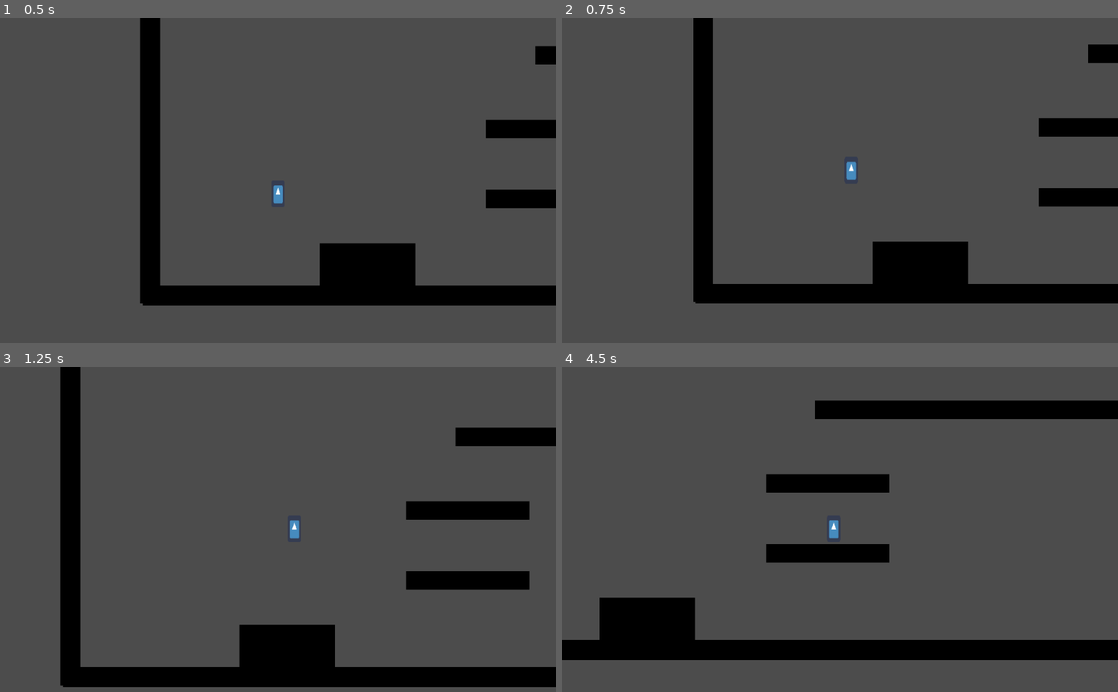
Above: before the commit, frames 1-4 (two rows, left to right).
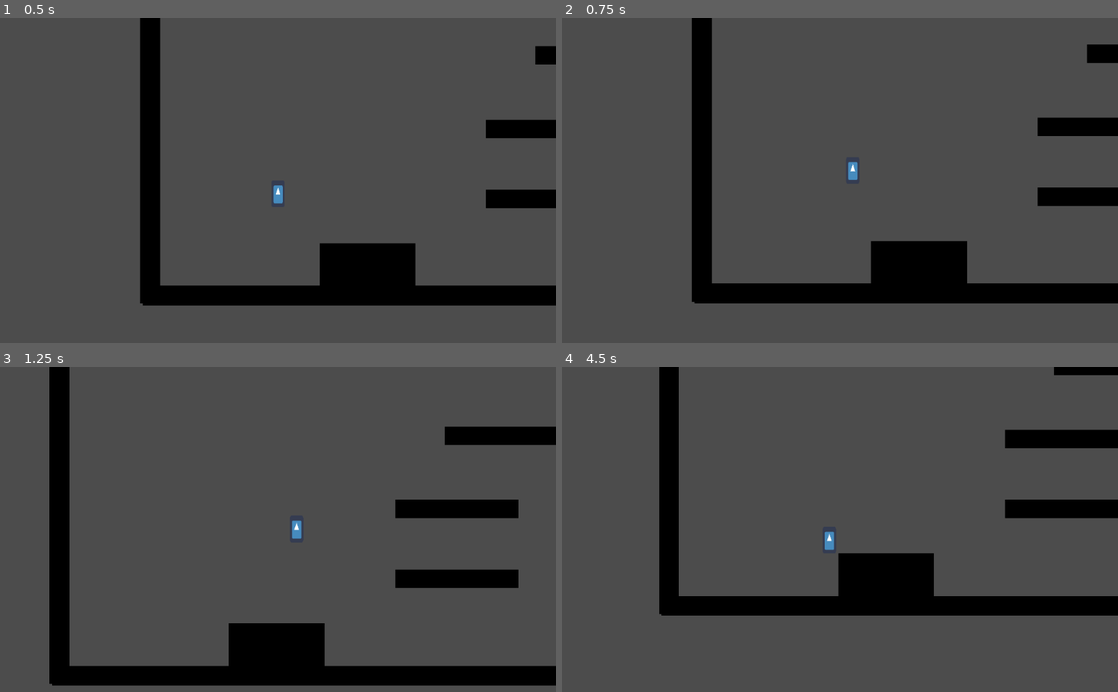
Above: after the commit, the same moments.

Repository: Project-Movement/Project-Movement
Game: Godot game, scene res://Scenes/PlayerTest.tscn
The game is run twice, just before and just after one commit, with the same random seed, the same clock (stepped at 60 frames per second) and the same inputs. The engine's default icon, where the game draws it, is replaced by a stand-in: a white triangle on a blue panel in a dark square.
Inputs (mouse positions are in pixels of both pictures, inside the frame that each line leads up to):
- Up to frame 1 (0.5 s): no input
- Up to frame 2 (0.75 s): move the mouse to (962, 164) at 0.52 s; hold D (right) from 0.53 s (still down); hold Space (jump) from 0.53 s (still down); tap Shift (dash) at 0.6 s
- Up to frame 3 (1.25 s): keep holding D (right); keep holding Space (jump)
- Up to frame 4 (4.5 s): move the mouse to (728, 545) at 1.27 s; release Space (jump) at 1.28 s; tap Space (jump) at 1.35, 1.52, 1.82, 3.02, 3.32 s; tap Shift (dash) at 1.55, 2.1, 2.85, 4.35 s; move the mouse to (895, 458) at 2.02 s; release D (right) at 2.03 s; hold A (left) 2.03-2.78 s; hold Space (jump) 2.03-2.78 s; move the mouse to (812, 594) at 2.77 s; hold D (right) 2.78-4.28 s; move the mouse to (1006, 578) at 3.52 s; hold Space (jump) 3.53-4.28 s; move the mouse to (673, 480) at 4.27 s; hold A (left) from 4.28 s (still down)

Frame 1 is identical in both runs. In frame 2, 0.9% of the frame differs, in the area x 23-100%, y 0-88%; in frame 3, 6.3%; in frame 4, 25%, in the area x 0-100%, y 0-91%.

Commit message:
added bouncing off walls

Diff:
--- a/Scripts/PlayerController.gd
+++ b/Scripts/PlayerController.gd
@@ -8,17 +8,18 @@
 export var max_grounded_speed = 300  # maximum speed on ground
 export var gravity = 750  # gravitational acceleration
 export var jump_vel = 400  # instantaneous velocity on jump
-export var dash_magnitude: int = 350
+export var dash_magnitude: int = 400
 
 var constant_forces = { "gravity": Vector2(0, gravity) }
 var velocity = Vector2()
 var has_double_jump: bool = true
 
+var last_tick_vel = Vector2()  # save what the engine thinks should be the new velocity after moving and sliding
 
 func _physics_process(delta):
+	player_move(delta)
 	apply_constant_forces(delta)
-	player_move(delta)
-	velocity = move_and_slide(velocity, Vector2.UP)
+	last_tick_vel = move_and_slide(velocity, Vector2.UP)
 
 
 func _input(event):
@@ -28,6 +29,18 @@
 
 func player_move(delta):
 	var grounded = is_on_floor()
+
+	# if we don't bounce, accept the engine's default move and slide velocity change
+	if not do_any_bounce():
+		velocity = last_tick_vel
+
+	# handle jump and double jump (midair jump)
+	if Input.is_action_just_pressed("jump"):
+		if grounded or has_double_jump:
+			velocity.y = -jump_vel
+
+		has_double_jump = false if not grounded else true
+
 
 	# apply grounded kinematics
 	if grounded:
@@ -50,14 +63,6 @@
 		if Input.is_action_pressed("left") and velocity.x > -max_h_air_influence_speed:
 			velocity.x -= h_accel_air * delta
 
-
-	# handle jump and double jump (midair jump)
-	if Input.is_action_just_pressed("jump"):
-		if grounded or has_double_jump:
-			velocity.y = -jump_vel
-
-		has_double_jump = false if not grounded else true
-
 	# dash
 	if Input.is_action_just_pressed("dash"):
 		var target = get_global_mouse_position()
@@ -66,6 +71,16 @@
 		velocity += diff * dash_magnitude
 
 
+func do_any_bounce() -> bool:
+	var has_bounced = false
+	# handle bouncing off walls
+	if is_on_wall() and Input.is_action_pressed("jump"):
+		velocity.x = -velocity.x
+		has_bounced = true
+
+	return has_bounced
+
+
 
 func apply_constant_forces(delta):
 	for val in constant_forces.values():
